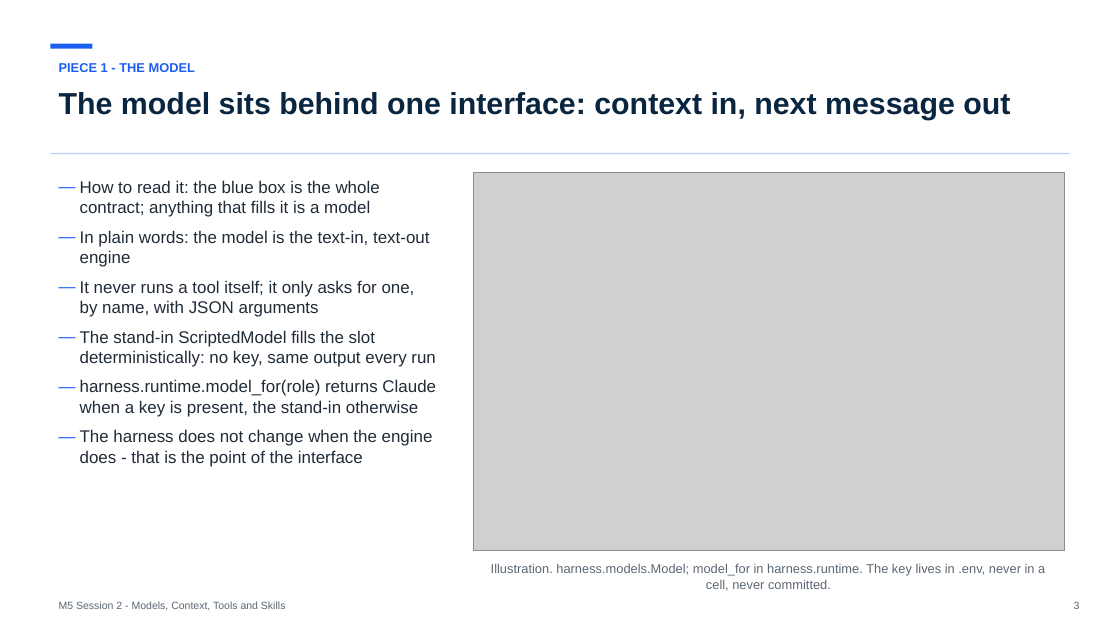
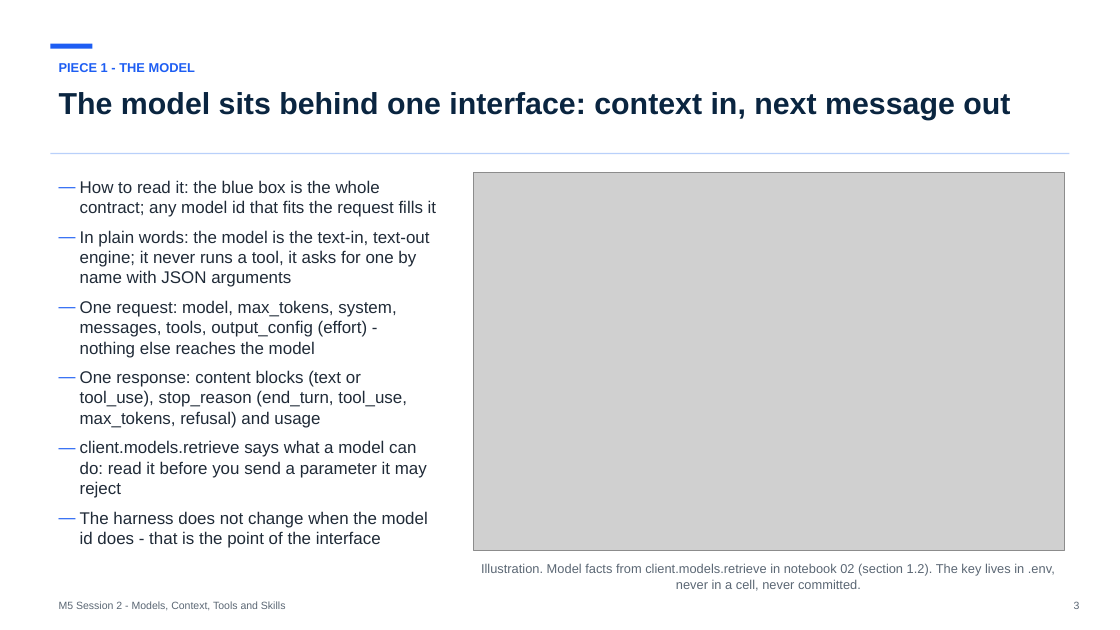
Before and after one commit to maglionejm/fontys-tech-exercises, a slide deck: slide 3 of presentations/m5-session-2-models-context-tools-and-skills.pptx. Drawn at 1120x630 pixels with LibreOffice and Linux fonts; fonts in the diff are those of the drawing; grey boxes stand for pictures. Boxes give left, top, right and bottom in pixels: in the first picture for what was removed or moved away, otherwise in the second. Text is boxed around its words. In the diff, an @@ line names an element or a change of style, - is before the commit and + after.

```diff
--- a/presentations/m5-session-2-models-context-tools-and-skills.pptx
+++ b/presentations/m5-session-2-models-context-tools-and-skills.pptx
@@ text at [80, 180, 436, 548]: text changed @@
-— How to read it: the blue box is the whole contract; anything that fills it is a model
-— In plain words: the model is the text-in, text-out engine
-— It never runs a tool itself; it only asks for one, by name, with JSON arguments
-— The stand-in ScriptedModel fills the slot deterministically: no key, same output every run
-— harness.runtime.model_for(role) returns Claude when a key is present, the stand-in otherwise
-— The harness does not change when the engine does - that is the point of the interface
+— How to read it: the blue box is the whole contract; any model id that fits the request fills it
+— In plain words: the model is the text-in, text-out engine; it never runs a tool, it asks for one by name with JSON arguments
+— One request: model, max_tokens, system, messages, tools, output_config (effort) - nothing else reaches the model
+— One response: content blocks (text or tool_use), stop_reason (end_turn, tool_use, max_tokens, refusal) and usage
+— client.models.retrieve says what a model can do: read it before you send a parameter it may reject
+— The harness does not change when the model id does - that is the point of the interface
@@ text at [481, 563, 1055, 591]: text changed @@
-Illustration. harness.models.Model; model_for in harness.runtime. The key lives in .env, never in a cell, never committed.
+Illustration. Model facts from client.models.retrieve in notebook 02 (section 1.2). The key lives in .env, never in a cell, never committed.
```
Also in this commit, not shown: 9 other slides changed, 6 slides added, 4 slides removed, 2 other files.
